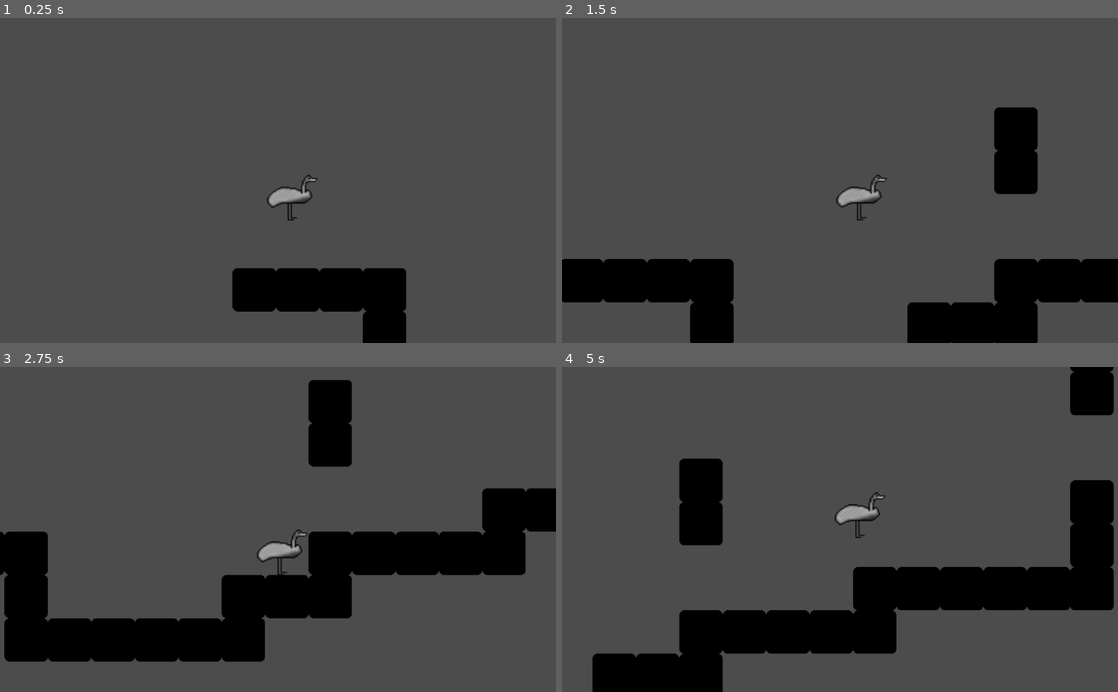
Above: before the commit, frames 1-4 (two rows, left to right).
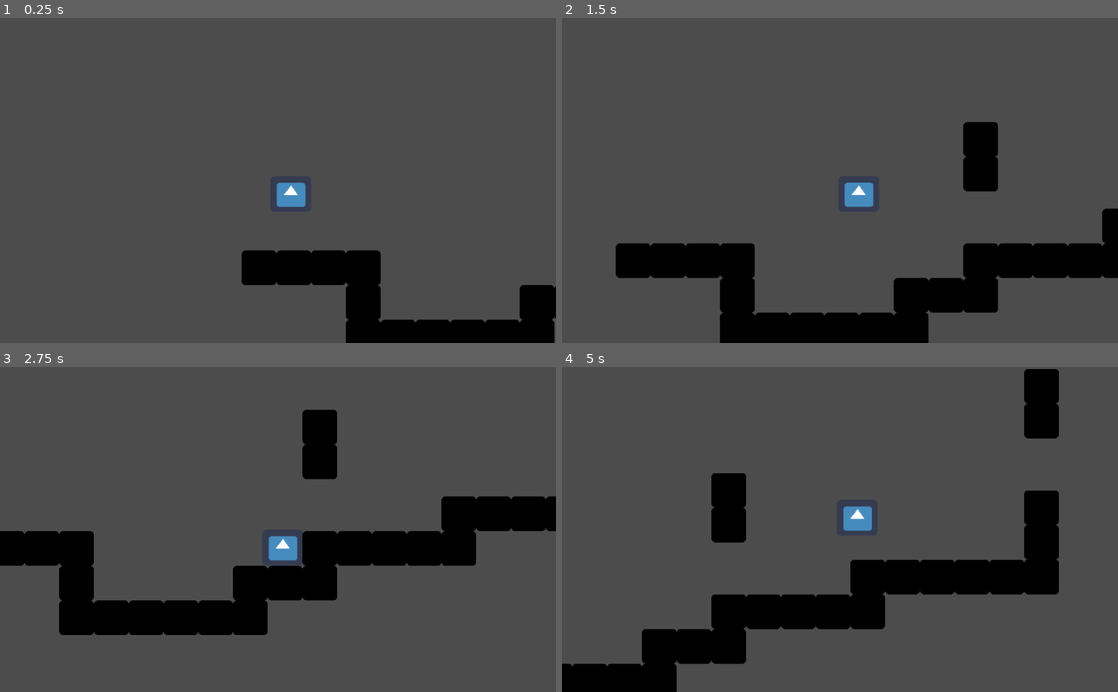
Above: after the commit, the same moments.

Repository: rpromerov/Patformer
Game: Godot game, scene res://World.tscn
The game is run twice, just before and just after one commit, with the same random seed, the same clock (stepped at 60 frames per second) and the same inputs. The engine's default icon, where the game draws it, is replaced by a stand-in: a white triangle on a blue panel in a dark square.
Inputs:
- Up to frame 1 (0.25 s): no input
- Up to frame 2 (1.5 s): hold Right (ui_right) from 0.53 s (still down); tap Up (ui_up) at 0.77 s
- Up to frame 3 (2.75 s): tap Up (ui_up) at 1.52 s; release Right (ui_right) at 2.03 s; hold Left (ui_left) from 2.03 s (still down)
- Up to frame 4 (5 s): release Left (ui_left) at 2.78 s; hold Right (ui_right) 2.78-4.28 s; tap Up (ui_up) at 3.02, 3.77, 4.52 s; hold Left (ui_left) from 4.28 s (still down)

The runs differ from the first frame. In frame 1, 7.4% of the frame differs, in the area x 41-100%, y 48-100%; in frame 2, 19%, in the area x 0-100%, y 27-100%; in frame 3, 16%; in frame 4, 19%.

Commit message:
removed emu gfx

Diff:
--- a/World.tscn
+++ b/World.tscn
@@ -1,8 +1,7 @@
-[gd_scene load_steps=6 format=2]
+[gd_scene load_steps=5 format=2]
 
 [ext_resource path="res://KinematicBody2D.gd" type="Script" id=1]
-[ext_resource path="res://emu1.png" type="Texture" id=2]
-[ext_resource path="res://icon.png" type="Texture" id=3]
+[ext_resource path="res://icon.png" type="Texture" id=2]
 
 [sub_resource type="RectangleShape2D" id=1]
 
@@ -32,8 +31,8 @@
 
 [node name="Sprite" type="Sprite" parent="KinematicBody2D" index="0"]
 
-position = Vector2( 0.150537, -0.113647 )
-scale = Vector2( 1.00418, 0.975884 )
+position = Vector2( 1.29408, -0.433661 )
+scale = Vector2( 0.780907, 0.696307 )
 texture = ExtResource( 2 )
 _sections_unfolded = [ "Animation", "Material", "Pause", "Region", "Visibility" ]
 
@@ -48,7 +47,7 @@
 anchor_mode = 1
 rotating = false
 current = true
-zoom = Vector2( 0.8, 0.8 )
+zoom = Vector2( 1, 1 )
 limit_left = -10000000
 limit_top = -10000000
 limit_right = 10000000
Not shown: 32 places in World.tscn that only renumber resources
